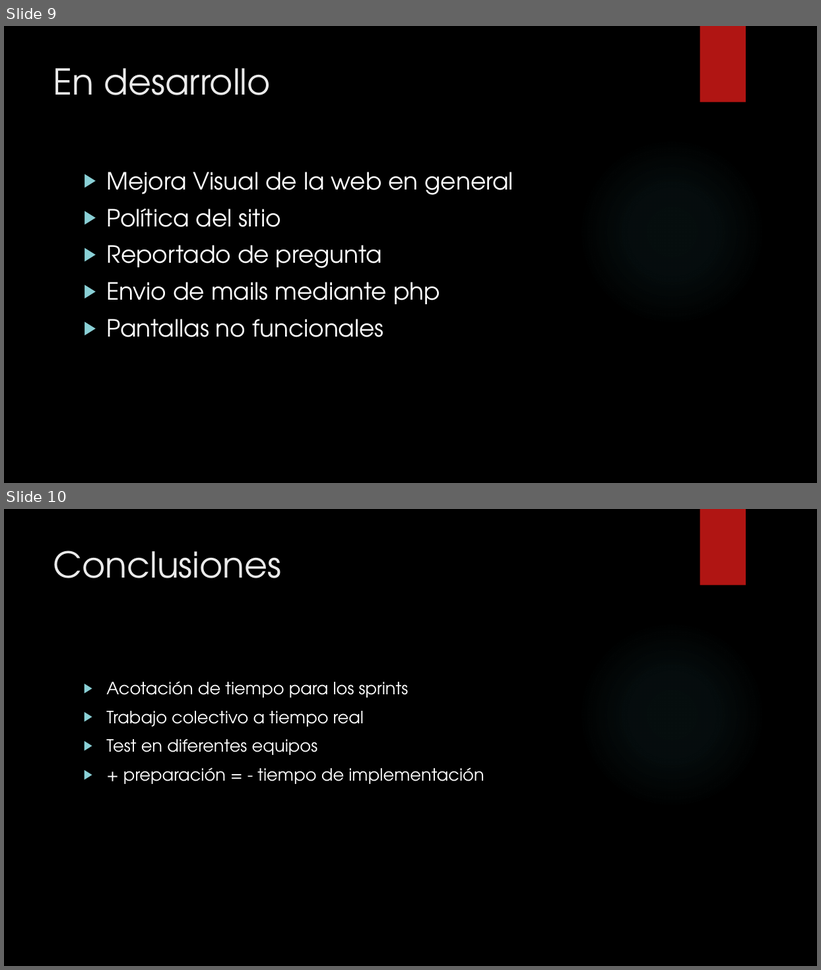
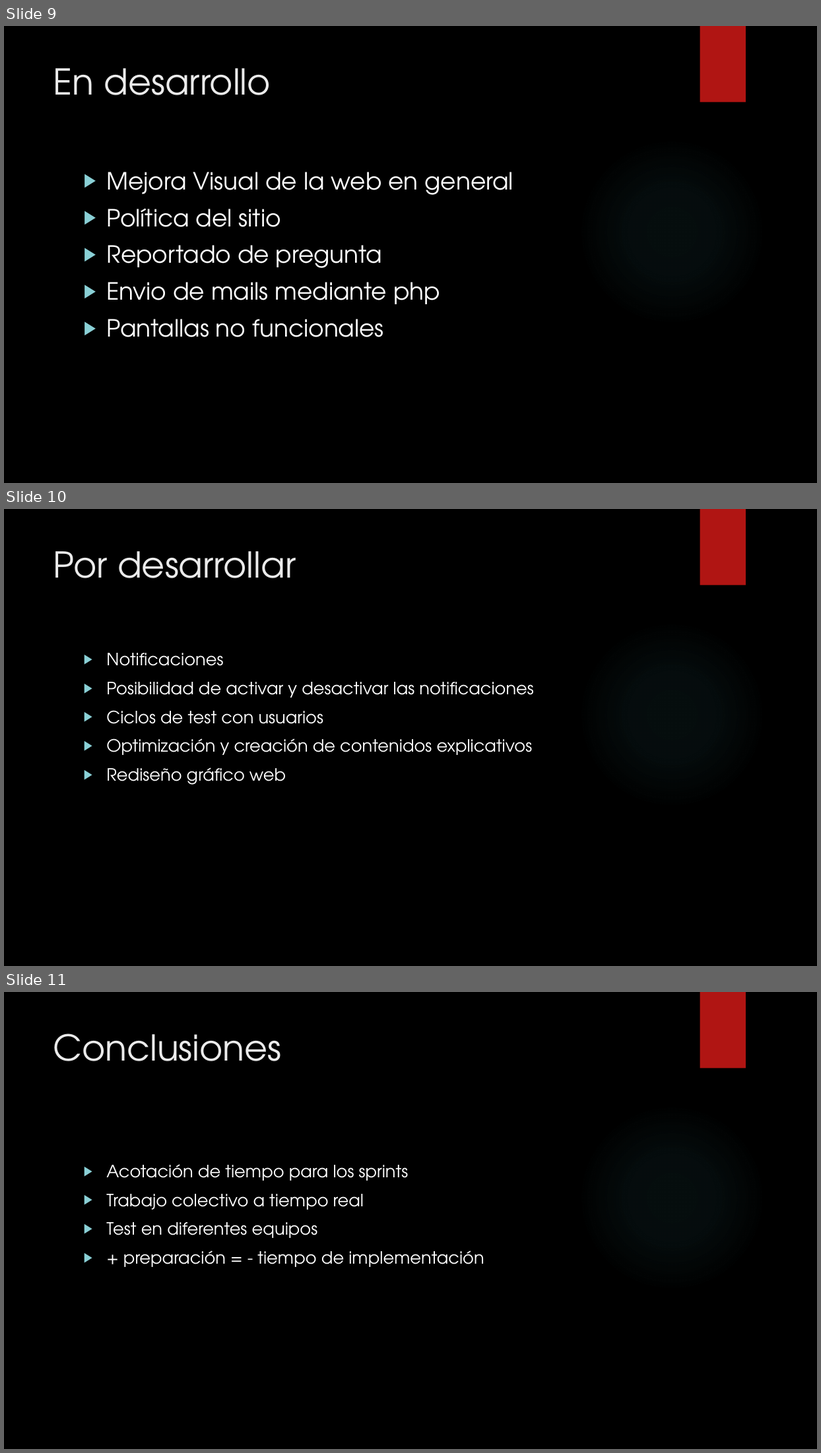
Before and after one commit to sitorzz/FastwerRepository, a slide deck: Presentación.pptx. Shown one above the other, each under a label of ours: slides 9 and 10 before the commit, slides 9, 10 and 11 after it. The pictures are 821x970 and 821x1453 pixels, drawn with LibreOffice and Linux fonts; fonts in the diff are those of the drawing; background and template pictures are left out. Boxes give left, top, right and bottom in pixels: in the first picture for what was removed or moved away, otherwise in the second. Text is boxed around its words. In the diff, an @@ line names an element or a change of style, - is before the commit and + after.

```diff
--- a/Presentación.pptx
+++ b/Presentación.pptx
@@ slide 10 added at (4, 509, 817, 966), background picture (left out); not listed: 2 template elements that a slide beside it also shows @@
@@ title added at (54, 551, 296, 578), 42 pt, text #EBEBEB @@
+Por desarrollar
@@ text added at (106, 653, 533, 785), 20 pt, text #FFFFFF @@
+▶ Notificaciones
+▶ Posibilidad de activar y desactivar las notificaciones
+▶ Ciclos de test con usuarios
+▶ Optimización y creación de contenidos explicativos
+▶ Rediseño gráfico web
@@ what was slide 10 is now slide 11 @@
```
Also in this commit, not shown: 2 slides changed.
